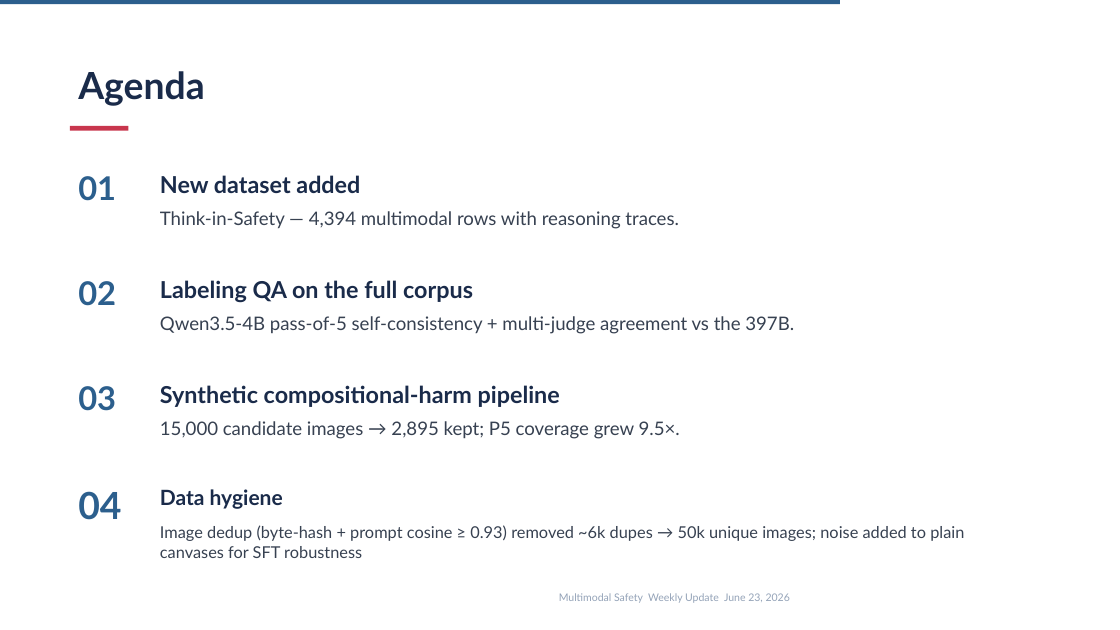
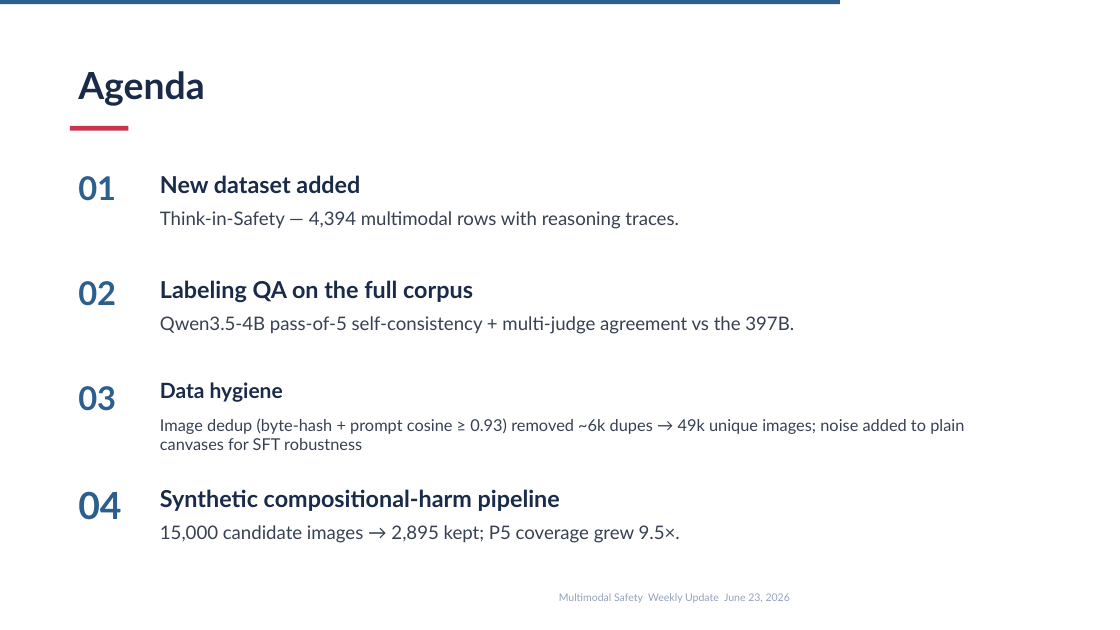
Before and after one commit to kunjcr2/A10-Internship-Progress, a slide deck: slide 3 of week-05/VLMSync4.pptx (slide 2 before the commit). Drawn at 1120x630 pixels with LibreOffice and Linux fonts; fonts in the diff are those of the drawing. Boxes give left, top, right and bottom in pixels: in the first picture for what was removed or moved away, otherwise in the second. Text is boxed around its words. In the diff, an @@ line names an element or a change of style, - is before the commit and + after.

```diff
--- a/week-05/VLMSync4.pptx
+++ b/week-05/VLMSync4.pptx
@@ text "Data hygiene": place and size @@
-text "Data hygiene" at (160, 489, 283, 509)
+text "Data hygiene" at (160, 382, 283, 402)
@@ text at (160, 418, 964, 450): text changed @@
-Image dedup (byte-hash + prompt cosine ≥ 0.93) removed ~6k dupes → 50k unique images; noise added to plain canvases for SFT robustness
+Image dedup (byte-hash + prompt cosine ≥ 0.93) removed ~6k dupes → 49k unique images; noise added to plain canvases for SFT robustness
@@ text "Synthetic compositional-harm pipeline": place and size @@
-text "Synthetic compositional-harm pipeline" at (160, 385, 560, 407)
+text "Synthetic compositional-harm pipeline" at (160, 489, 560, 511)
@@ text "15,000 candidate images → 2,895 ...": place and size @@
-text "15,000 candidate images → 2,895 ..." at (160, 421, 680, 439)
+text "15,000 candidate images → 2,895 ..." at (160, 525, 680, 543)
```
Also in this commit, not shown: 12 other slides changed, 1 slide added, 2 slides removed, 1 other file.
